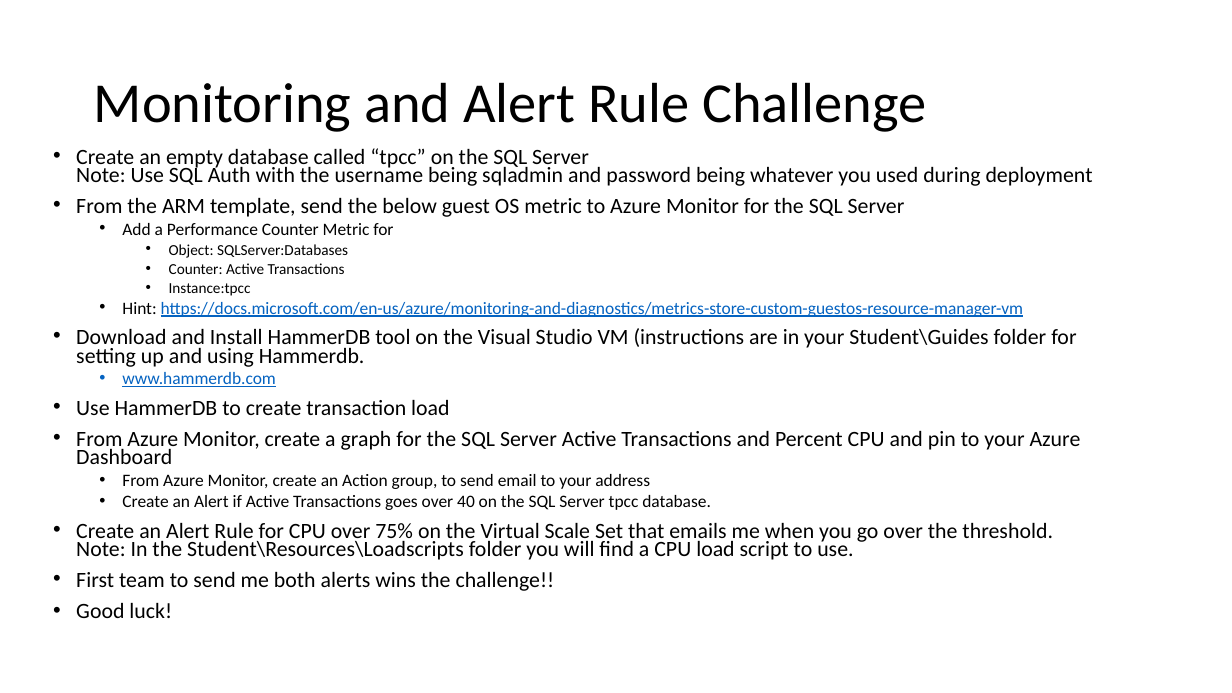
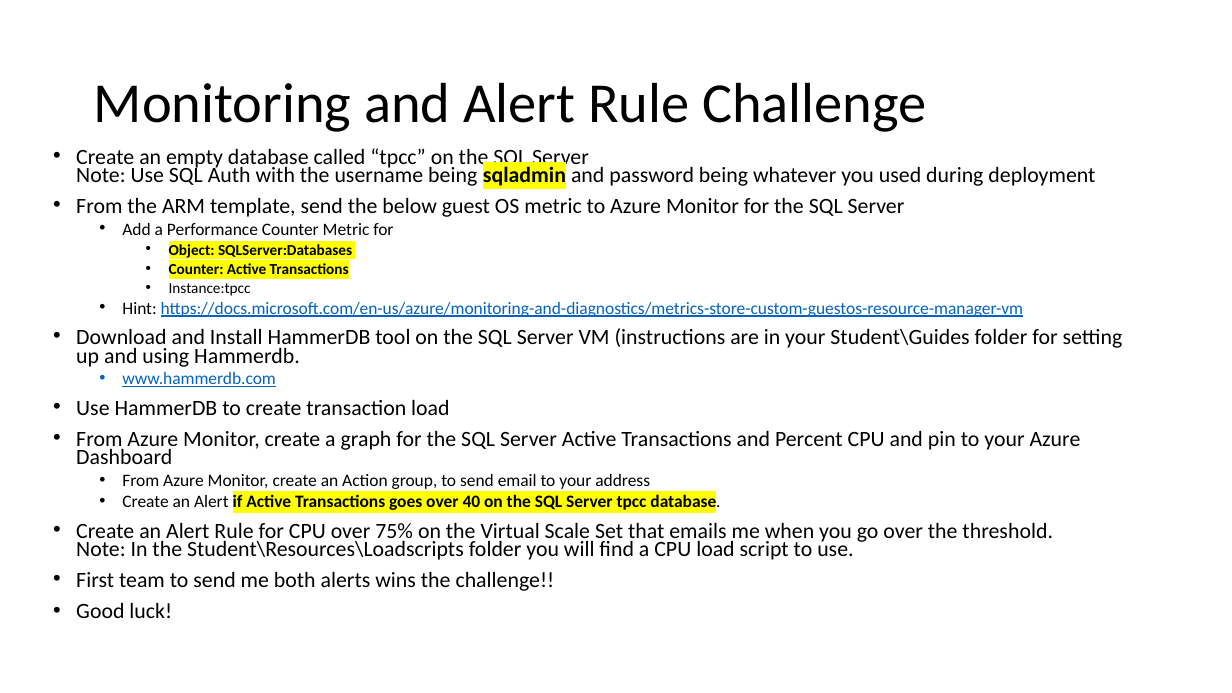
Before and after one commit to maxserg/AzureMonitoringWorkshop, a slide deck: slide 6 of Student/Guides/Challenges.pptx. Drawn at 1232x693 pixels with LibreOffice and Linux fonts; fonts in the diff are those of the drawing. Boxes give left, top, right and bottom in pixels: in the first picture for what was removed or moved away, otherwise in the second. Text is boxed around its words. In the diff, an @@ line names an element or a change of style, - is before the commit and + after.

```diff
--- a/Student/Guides/Challenges.pptx
+++ b/Student/Guides/Challenges.pptx
@@ text at [76, 145, 1095, 512]: highlight none to #FFFF00, bold on in "sqladmin", "Object: SQLServer:Databases", "Counter: Active Transactions", "if Active Transactions goes over 40 on ..." @@
@@ text at [76, 328, 1123, 367]: text changed @@
-• Download and Install HammerDB tool on the Visual Studio VM (instructions are in your Student\Guides folder for setting up and using Hammerdb.
+• Download and Install HammerDB tool on the SQL Server VM (instructions are in your Student\Guides folder for setting up and using Hammerdb.
```
Also in this commit, not shown: 4 other slides changed.
